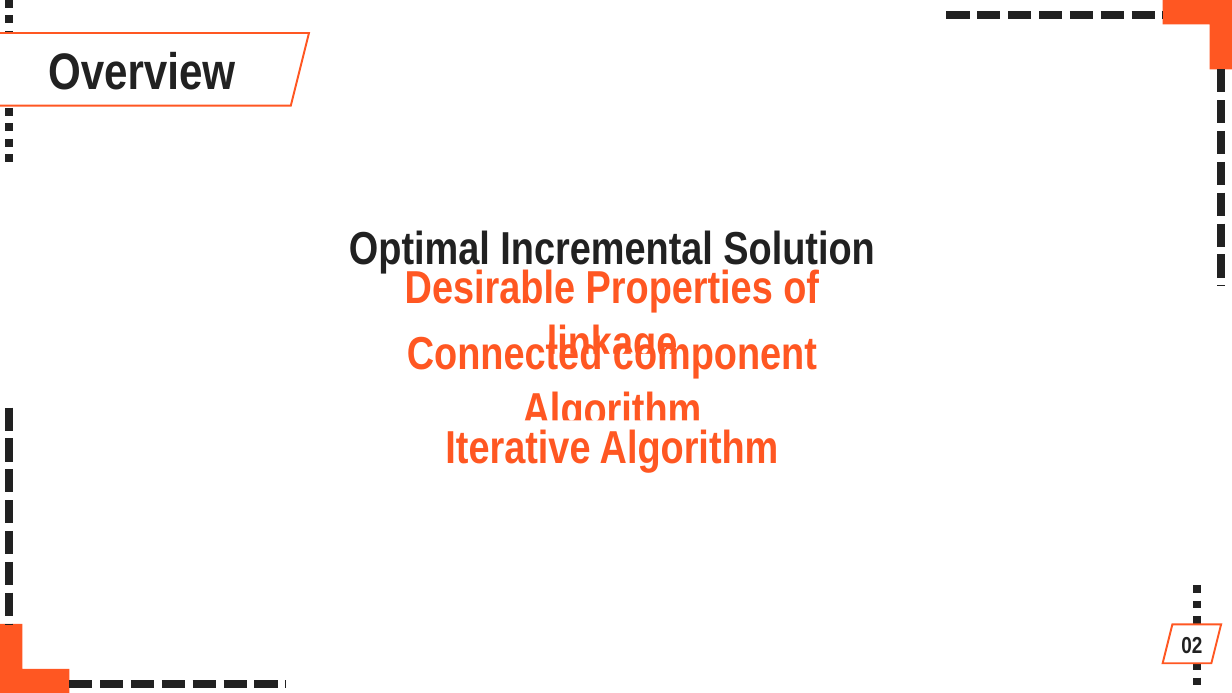
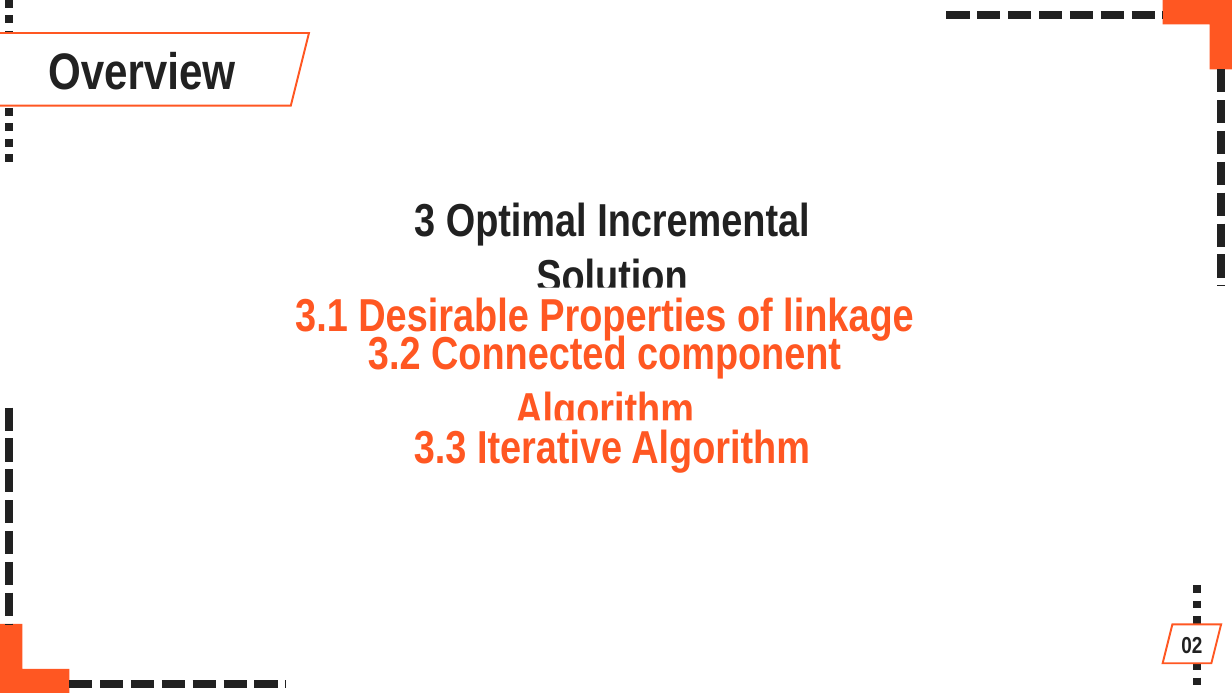
Before and after one commit to abirAbuAsim/incremental_record_linkage, a slide deck: slide 16 of C131001_Abir_April 13th,17.pptx (slide 7 before the commit). Drawn at 1232x693 pixels with LibreOffice and Linux fonts; fonts in the diff are those of the drawing. Boxes give left, top, right and bottom in pixels: in the first picture for what was removed or moved away, otherwise in the second. Text is boxed around its words. In the diff, an @@ line names an element or a change of style, - is before the commit and + after.

```diff
--- a/C131001_Abir_April 13th,17.pptx
+++ b/C131001_Abir_April 13th,17.pptx
@@ text at bbox=[414, 202, 809, 301]: text changed @@
-Optimal Incremental Solution
+3 Optimal Incremental Solution
@@ text at bbox=[295, 297, 914, 339]: text changed @@
-Desirable Properties of linkage
+3.1 Desirable Properties of linkage
@@ text at bbox=[368, 332, 841, 434]: text changed @@
-Connected component Algorithm
+3.2 Connected component Algorithm
@@ text at bbox=[414, 429, 810, 472]: text changed @@
-Iterative Algorithm
+3.3 Iterative Algorithm
```
Also in this commit, not shown: 2 other slides changed, 17 slides added, 20 other files.
